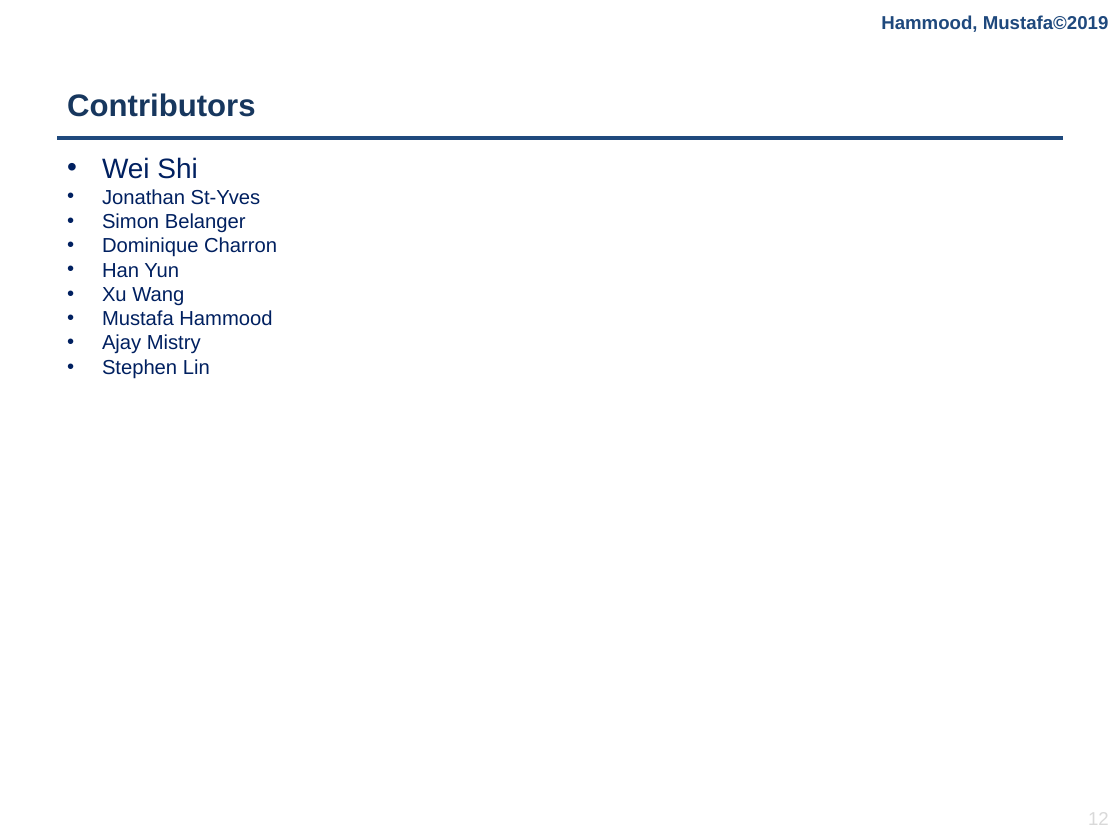
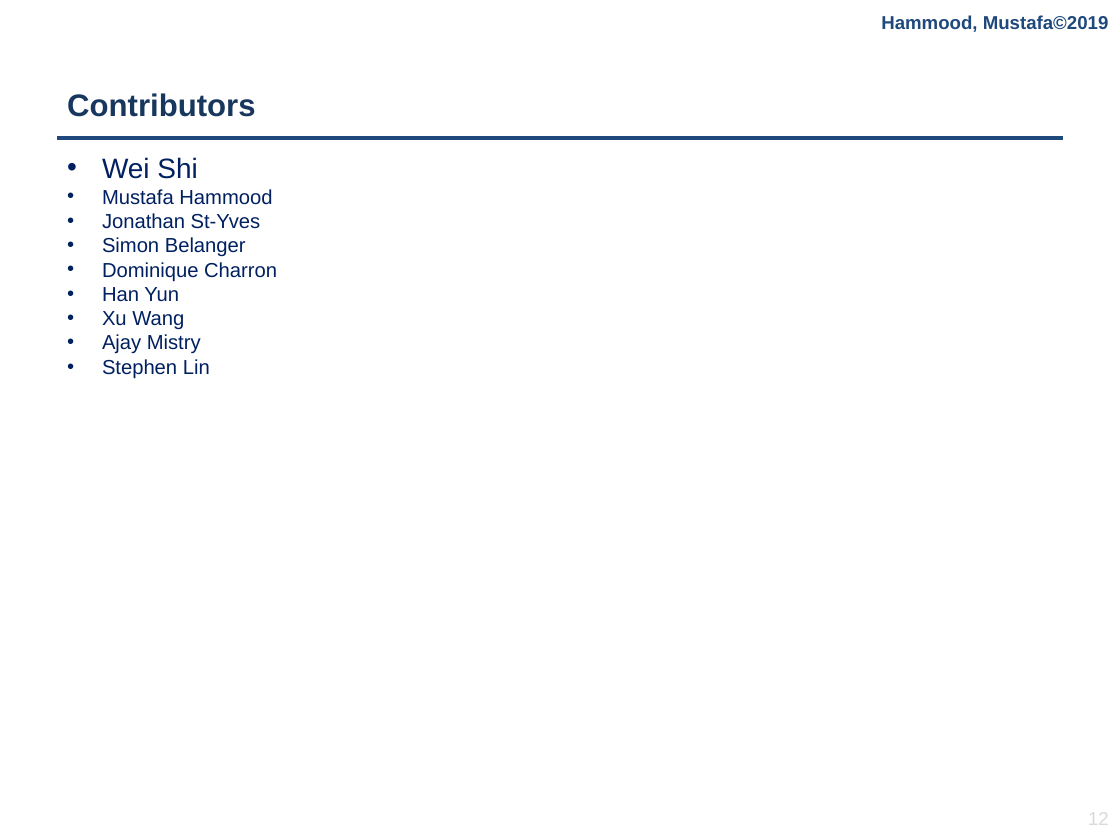
Before and after one commit to mustafacc/SiEPIC_Photonics_Package, a slide deck: slide 12 of SiEPIC_Photonics_Package/solvers_simulators/contraDC/Documentation/contraDC_Simulator.pptx. Drawn at 1120x840 pixels with LibreOffice and Linux fonts; fonts in the diff are those of the drawing; background and template pictures are left out. Boxes give left, top, right and bottom in pixels: in the first picture for what was removed or moved away, otherwise in the second. Text is boxed around its words. In the diff, an @@ line names an element or a change of style, - is before the commit and + after.

```diff
--- a/SiEPIC_Photonics_Package/solvers_simulators/contraDC/Documentation/contraDC_Simulator.pptx
+++ b/SiEPIC_Photonics_Package/solvers_simulators/contraDC/Documentation/contraDC_Simulator.pptx
@@ text at (102, 189, 272, 205): paragraph added @@
+• Mustafa Hammood
@@ text at (102, 310, 272, 326): paragraph removed @@
-• Mustafa Hammood
```
Also in this commit, not shown: 1 other slide changed, 2 other files.
